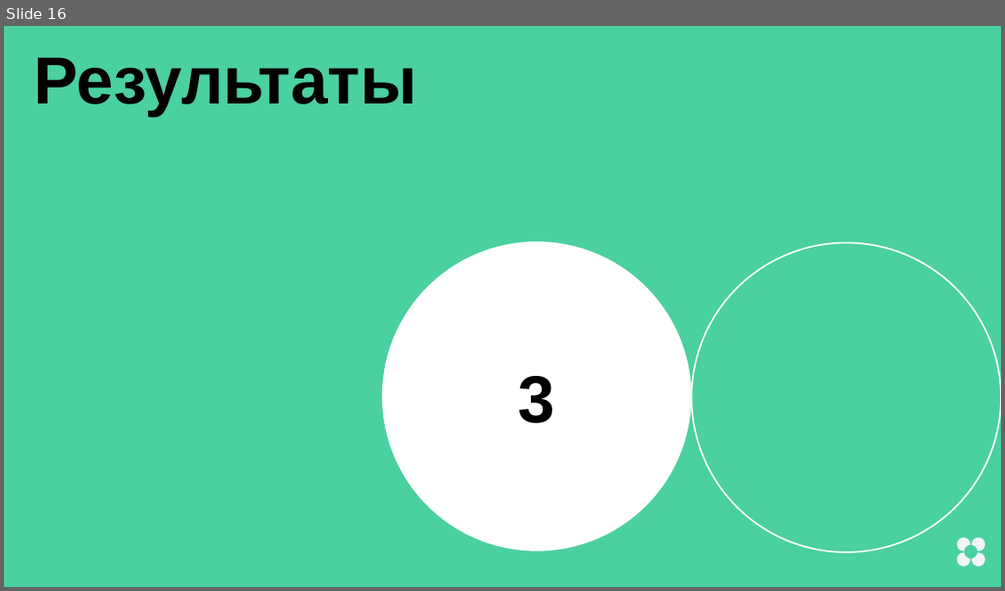
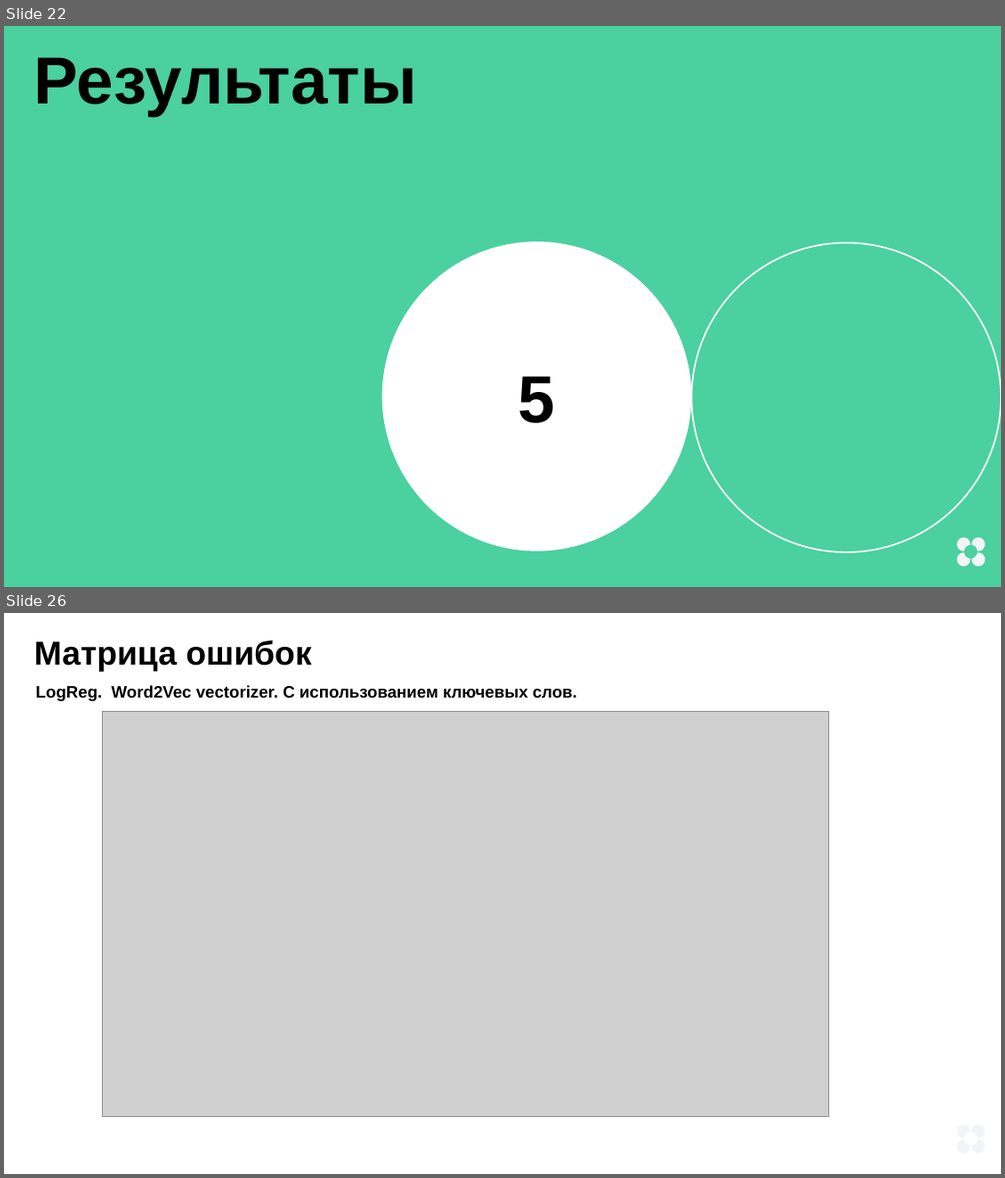
Before and after one commit to tyan/ML_learn, a slide deck: Diploma/presentation.pptx. Shown one above the other, each under a label of ours: slide 16 before the commit, slides 22 and 26 after it; the slides between them are not shown. The pictures are 1005x591 and 1005x1178 pixels, drawn with LibreOffice and Linux fonts; fonts in the diff are those of the drawing; grey boxes stand for pictures. Boxes give left, top, right and bottom in pixels: in the first picture for what was removed or moved away, otherwise in the second. Text is boxed around its words. In the diff, an @@ line names an element or a change of style, - is before the commit and + after.

```diff
--- a/Diploma/presentation.pptx
+++ b/Diploma/presentation.pptx
@@ slide 26 added at bbox=[4, 613, 1001, 1174], background #FFFFFF; not listed: 4 template elements that a slide beside it also shows @@
@@ text added at bbox=[34, 640, 311, 672], 48 pt, text #000000, bold @@
+Матрица ошибок
@@ text added at bbox=[36, 685, 577, 701], 24 pt, text #000000, bold @@
+LogReg. Word2Vec vectorizer. С использованием ключевых слов.
@@ picture added at bbox=[102, 711, 828, 1116] @@
@@ what was slide 16 is now slide 22 @@
@@ slide 22 changed as well @@
@@ text in ellipse at bbox=[518, 376, 556, 423]: text changed @@
-3
+5
```
Also in this commit, not shown: 20 other slides changed, 9 other slides added, 1 other file.
